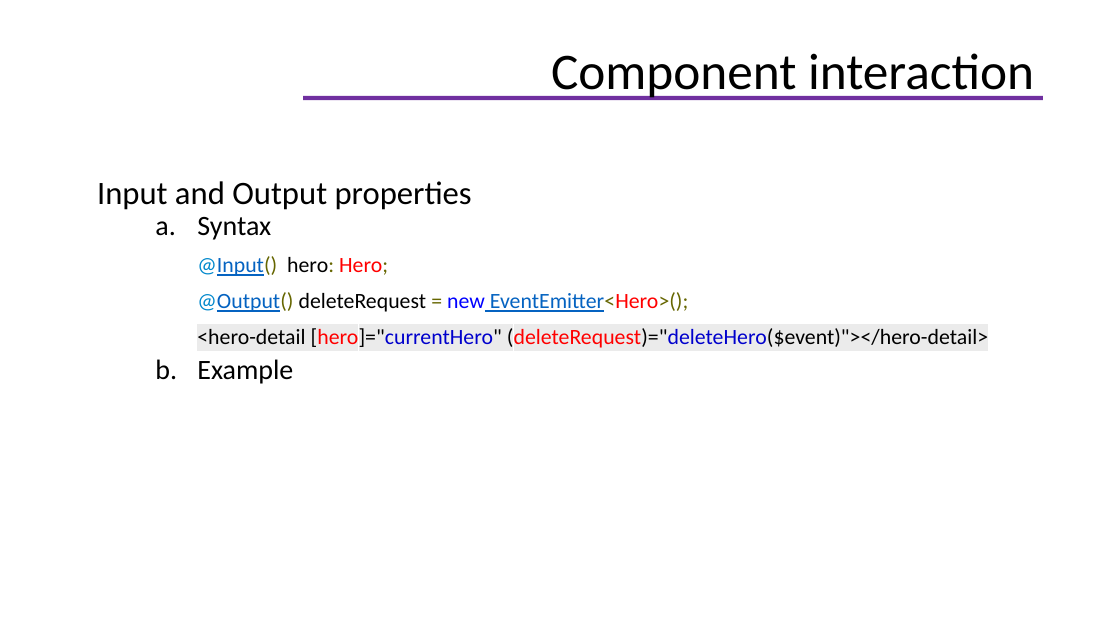
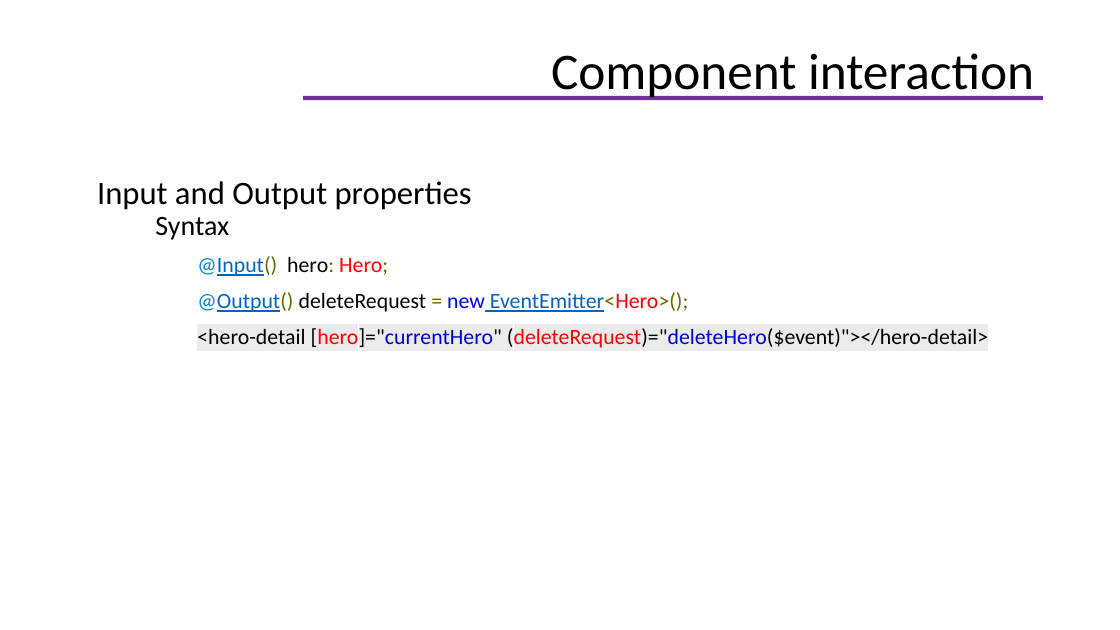
Before and after one commit to helenhash/angular-training, a slide deck: slide 51 of docs/Angular Training.pptx. Drawn at 1120x630 pixels with LibreOffice and Linux fonts; fonts in the diff are those of the drawing; background and template pictures are left out. Boxes give left, top, right and bottom in pixels: in the first picture for what was removed or moved away, otherwise in the second. Text is boxed around its words. In the diff, an @@ line names an element or a change of style, - is before the commit and + after.

```diff
--- a/docs/Angular Training.pptx
+++ b/docs/Angular Training.pptx
@@ text at (155, 217, 229, 240): bullet a. to none @@
@@ text at (197, 359, 293, 384): paragraph removed @@
-  a. Example
```
Also in this commit, not shown: 2 other slides changed, 9 other files.
